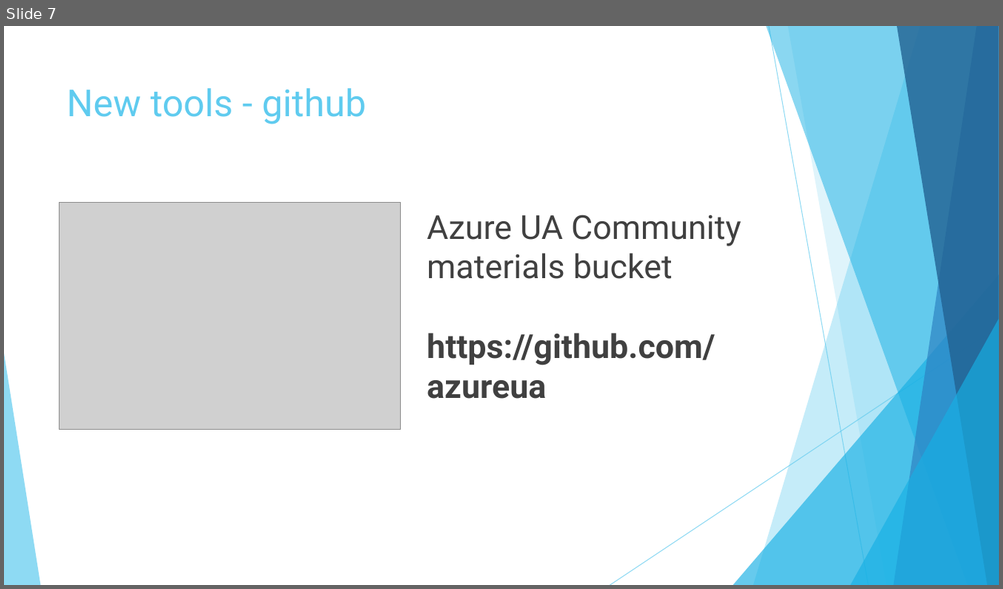
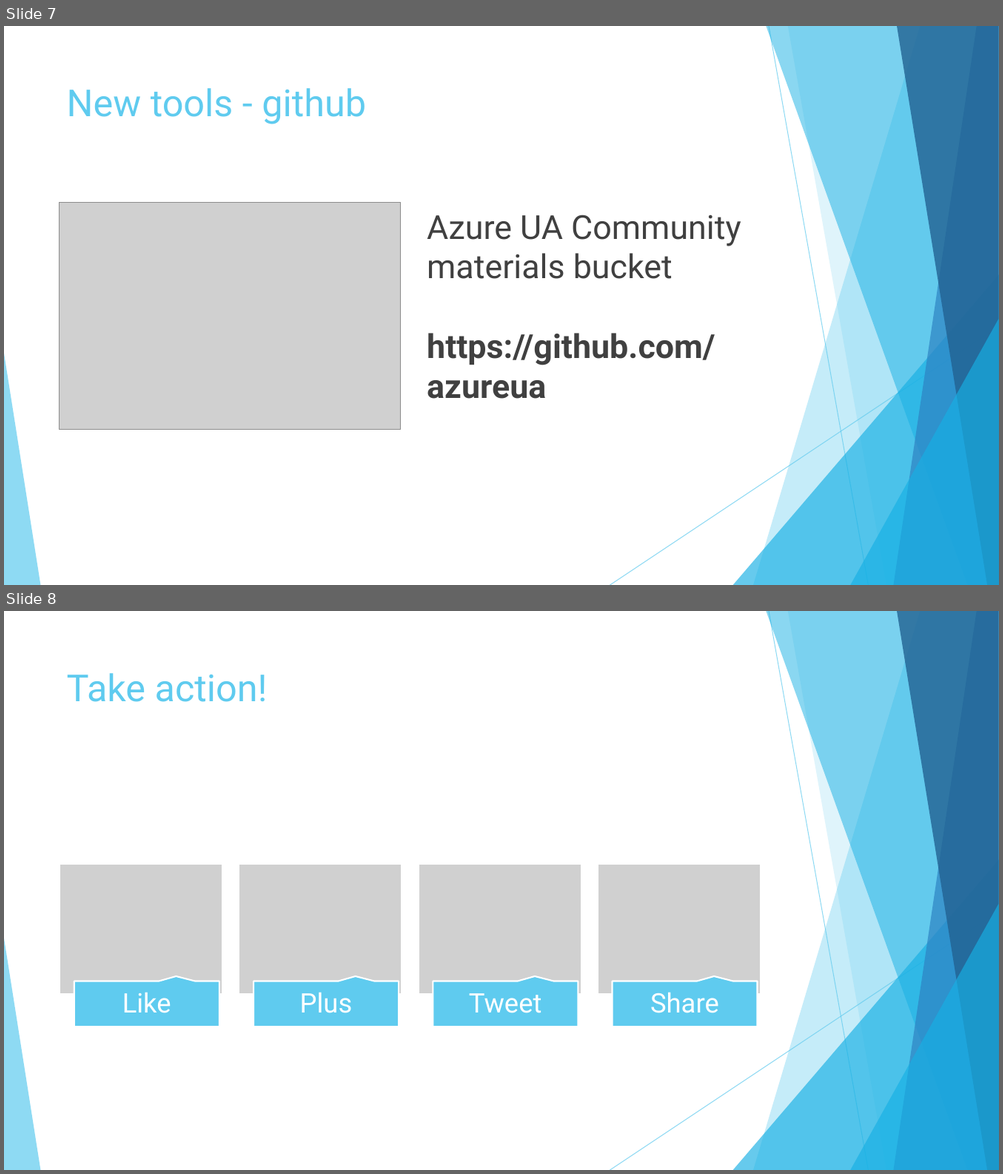
Before and after one commit to AzureUA/Community-2015-02-05, a slide deck: Azure UA Community 2015.pptx. Shown one above the other, each under a label of ours: slide 7 before the commit, slides 7 and 8 after it. The pictures are 1003x589 and 1003x1174 pixels, drawn with LibreOffice and Linux fonts; fonts in the diff are those of the drawing; grey boxes stand for pictures. Boxes give left, top, right and bottom in pixels: in the first picture for what was removed or moved away, otherwise in the second. Text is boxed around its words. In the diff, an @@ line names an element or a change of style, - is before the commit and + after.

```diff
--- a/Azure UA Community 2015.pptx
+++ b/Azure UA Community 2015.pptx
@@ slide 8 added at (4,611,999,1170), background #FFFFFF; not listed: 10 template elements that a slide beside it also shows @@
@@ title added at (67,673,267,702), 36 pt, text #5FCBEF @@
+Take action!
@@ group added at (60,864,760,1028): 4 pictures, 4 speech boxes, 4 texts @@
+Like
+Plus
+Tweet
+Share
```
